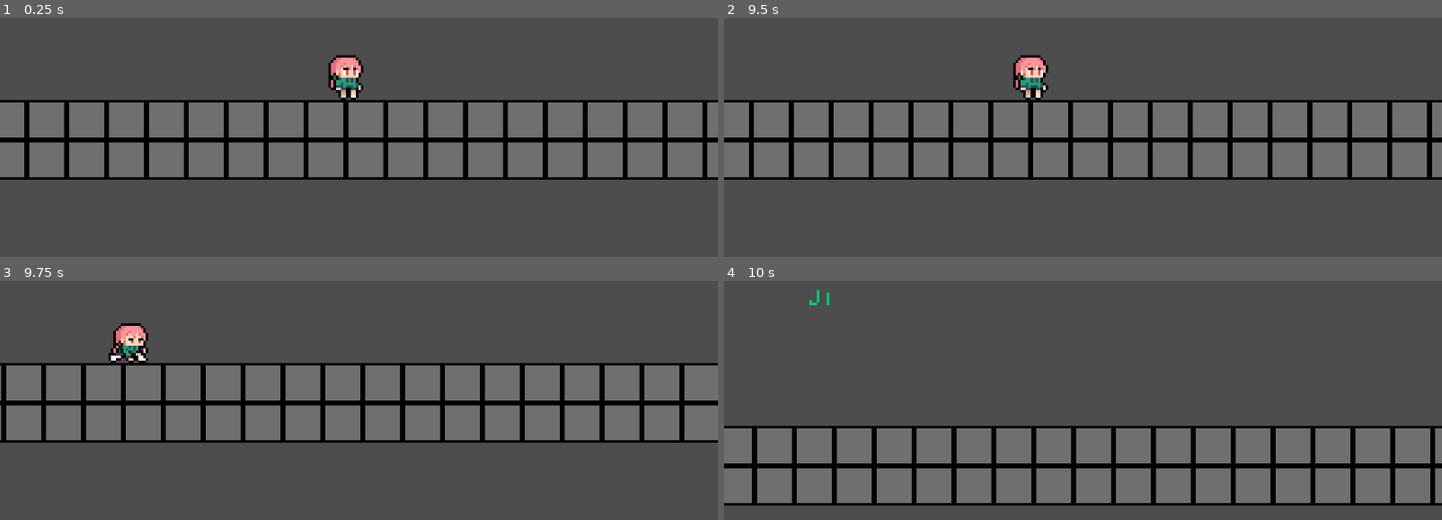
Above: before the commit, frames 1-4 (two rows, left to right).
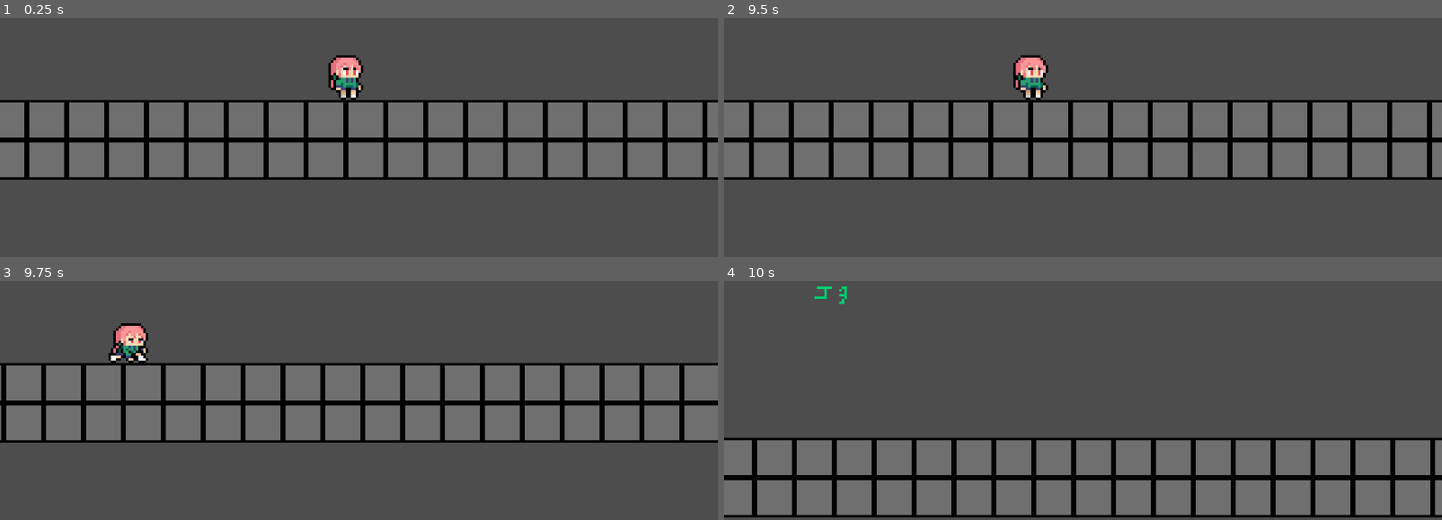
Above: after the commit, the same moments.

Repository: tunafishyummy/really-fast-platformer
Game: Godot game, scene res://scenes/game.tscn
Two runs of this game, one before a commit and one after it. Both use one fixed random seed, a clock stepped at 60 frames per second and the inputs below.
Inputs (mouse positions are in pixels of both pictures, inside the frame that each line leads up to):
- Up to frame 1 (0.25 s): no input
- Up to frame 2 (9.5 s): move the mouse to (1240, 34) at 0.52 s; right-click (1240, 34) at 0.6 s; tap W (jump) at 0.77, 1.52, 3.02, 3.77, 4.52, 6.02, 6.77, 7.52, 9.02 s; move the mouse to (939, 75) at 1.27 s; click (939, 75) at 1.35 s; tap Enter at 2 s; move the mouse to (outside the picture) at 2.02 s; hold Shift (run) 2.03-2.78 s; move the mouse to (1047, 135) at 2.77 s; tap A (wasd_a) at 2.85, 6.6 s; move the mouse to (1298, 115) at 3.52 s; tap D (wasd_d) at 3.6, 7.35 s; move the mouse to (outside the picture) at 4.27 s; right-click (outside the picture) at 4.35 s; move the mouse to (1118, 56) at 5.02 s; click (1118, 56) at 5.1 s; move the mouse to (outside the picture) at 5.77 s; tap Shift (run) at 5.85 s; move the mouse to (1240, 34) at 6.52 s; move the mouse to (939, 75) at 7.27 s; move the mouse to (outside the picture) at 8.02 s; right-click (outside the picture) at 8.1 s; move the mouse to (1047, 135) at 8.77 s; click (1047, 135) at 8.85 s
- Up to frame 3 (9.75 s): move the mouse to (574, 378) at 9.52 s; hold Shift (run) from 9.53 s (still down)
- Up to frame 4 (10 s): keep holding Shift (run); tap W (jump) at 9.77 s

Frames 1-3 are identical in both runs. In frame 4, 16% of the frame differs, in the area x 0-100%, y 2-99%.

Commit message:
jump and fall animation holds

Diff:
--- a/scenes/player.tscn
+++ b/scenes/player.tscn
@@ -150,7 +150,7 @@
 }],
 "loop": true,
 "name": &"fall",
-"speed": 5.0
+"speed": 10.0
 }, {
 "frames": [{
 "duration": 1.0,
@@ -164,7 +164,7 @@
 }],
 "loop": true,
 "name": &"fallpriming",
-"speed": 5.0
+"speed": 10.0
 }, {
 "frames": [{
 "duration": 1.0,
@@ -194,7 +194,7 @@
 }],
 "loop": true,
 "name": &"jump",
-"speed": 5.0
+"speed": 10.0
 }, {
 "frames": [{
 "duration": 1.0,
@@ -208,7 +208,7 @@
 }],
 "loop": true,
 "name": &"jumppriming",
-"speed": 5.0
+"speed": 10.0
 }, {
 "frames": [{
 "duration": 1.0,
@@ -331,7 +331,7 @@
 z_as_relative = false
 position = Vector2(-1, -10)
 sprite_frames = SubResource("SpriteFrames_dqkch")
-animation = &"fall"
+animation = &"fallpriming"
 autoplay = "idle"
 
 [node name="BlackFlash" type="ColorRect" parent="."]
--- a/scripts/player.gd
+++ b/scripts/player.gd
@@ -8,7 +8,7 @@
 const RUN_SPEED = 200
 
 const WALK_JUMP = 0
-const RUN_JUMP = -350
+const RUN_JUMP = -400
 
 @onready var animated_sprite: AnimatedSprite2D = $AnimatedSprite2D
 @onready var black_flash: ColorRect = $BlackFlash
@@ -114,8 +114,12 @@
 	if priming:
 		if not is_on_floor() and velocity.y < 0:
 			animated_sprite.play("jumppriming")
+			if animated_sprite.frame == 2:
+				animated_sprite.frame = 2
 		elif not is_on_floor() and velocity.y > 0:
 			animated_sprite.play("fallpriming")
+			if animated_sprite.frame == 2:
+				animated_sprite.frame = 2
 		else:
 			if running and direction != 0:
 				animated_sprite.play("runpriming")
@@ -128,8 +132,12 @@
 	else:
 		if not is_on_floor() and velocity.y < 0:
 			animated_sprite.play("jump")
+			if animated_sprite.frame == 2:
+				animated_sprite.frame = 2
 		elif not is_on_floor() and velocity.y > 0:
 			animated_sprite.play("fall")
+			if animated_sprite.frame == 2:
+				animated_sprite.frame = 2
 		else:
 			if running and direction != 0:
 				animated_sprite.play("run")
